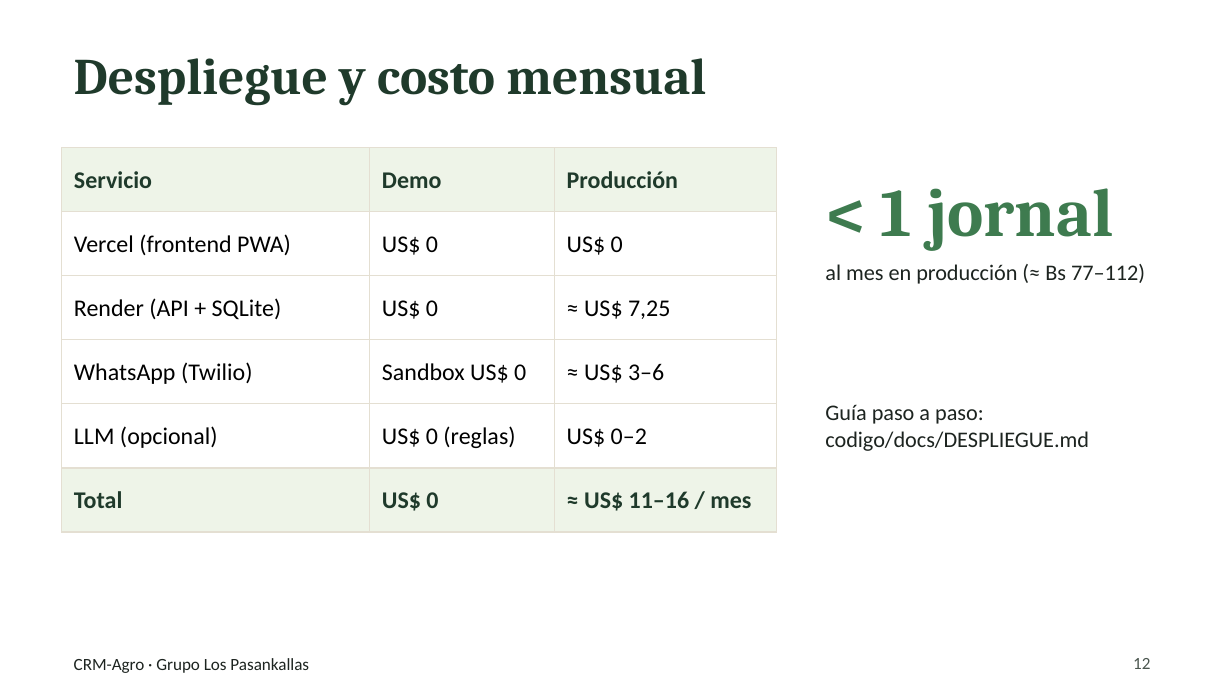
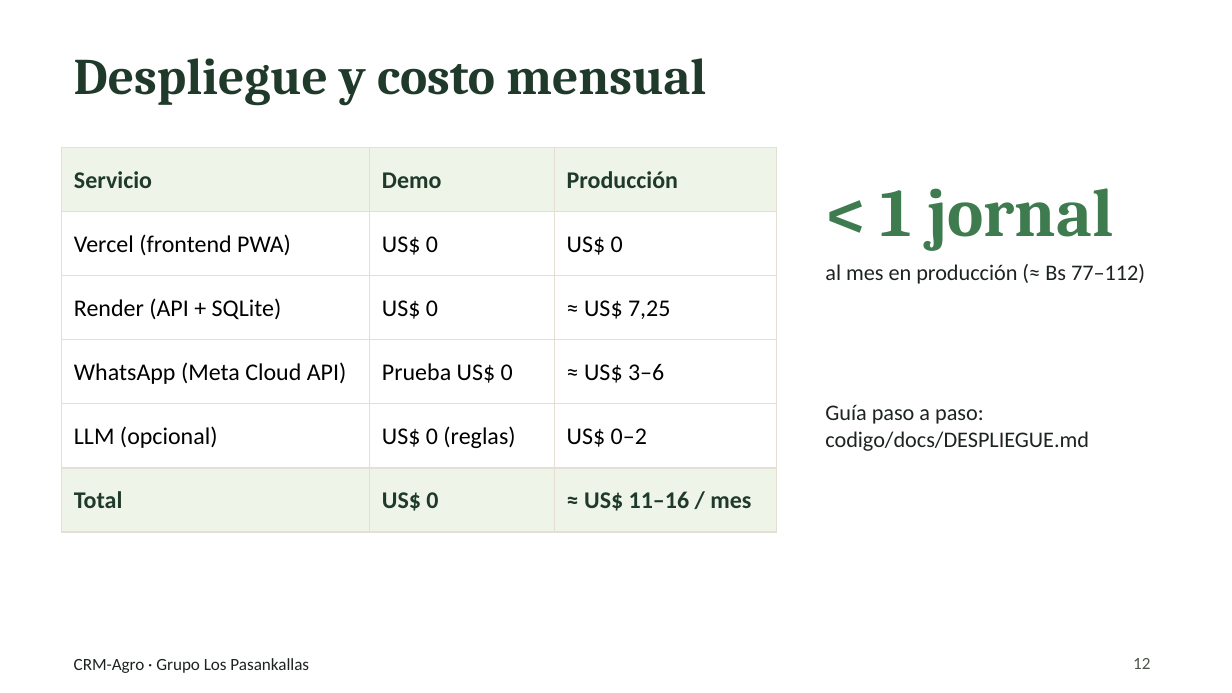
Before and after one commit to eatebeymaremiliopomaqu-sudo/CRM-Agro-LosPasankallas, a slide deck: slide 12 of diapositivas/Diapositivas_Grupo_LosPasankallas.pptx. Drawn at 1232x693 pixels with LibreOffice and Linux fonts; fonts in the diff are those of the drawing. Boxes give left, top, right and bottom in pixels: in the first picture for what was removed or moved away, otherwise in the second. Text is boxed around its words. In the diff, an @@ line names an element or a change of style, - is before the commit and + after.

```diff
--- a/diapositivas/Diapositivas_Grupo_LosPasankallas.pptx
+++ b/diapositivas/Diapositivas_Grupo_LosPasankallas.pptx
@@ table at (62, 148, 776, 515) @@
-row 4, column 1: WhatsApp (Twilio)
+row 4, column 1: WhatsApp (Meta Cloud API)
-row 4, column 2: Sandbox US$ 0
+row 4, column 2: Prueba US$ 0
```
Also in this commit, not shown: 1 other slide changed, 25 other files.
